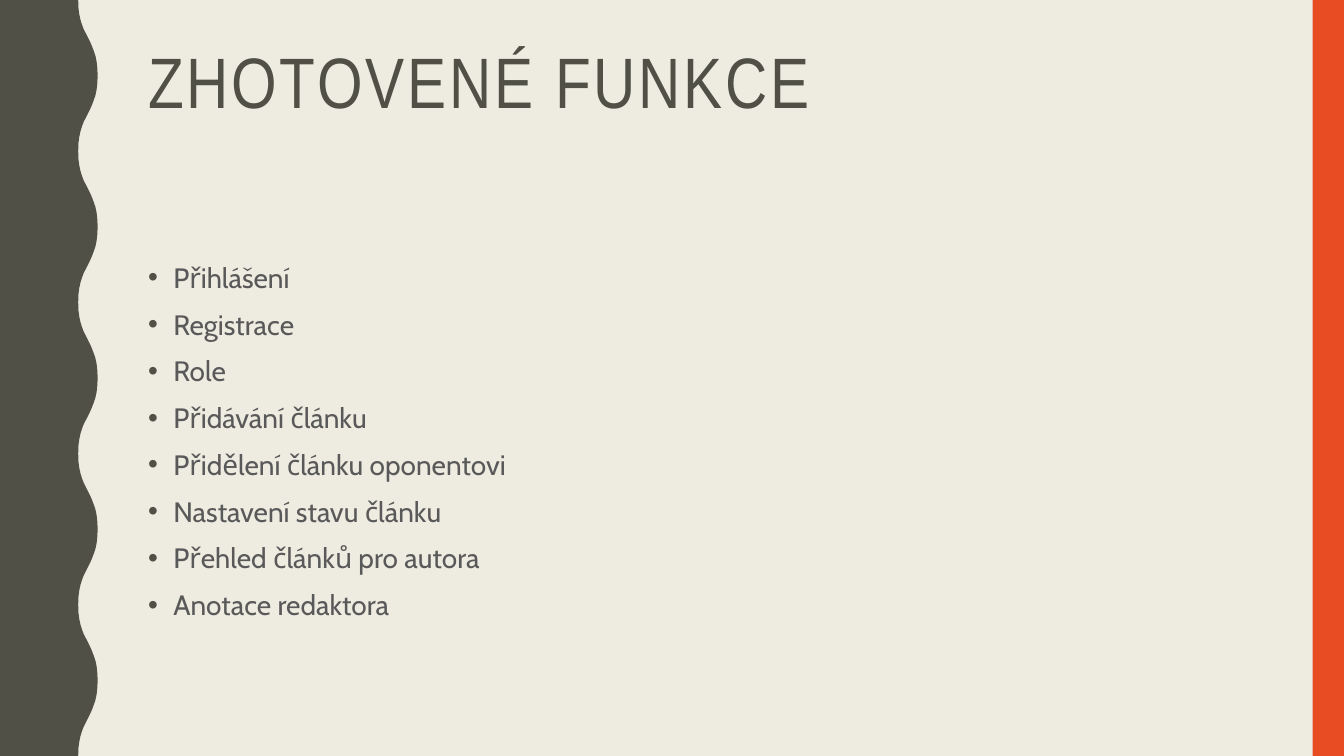
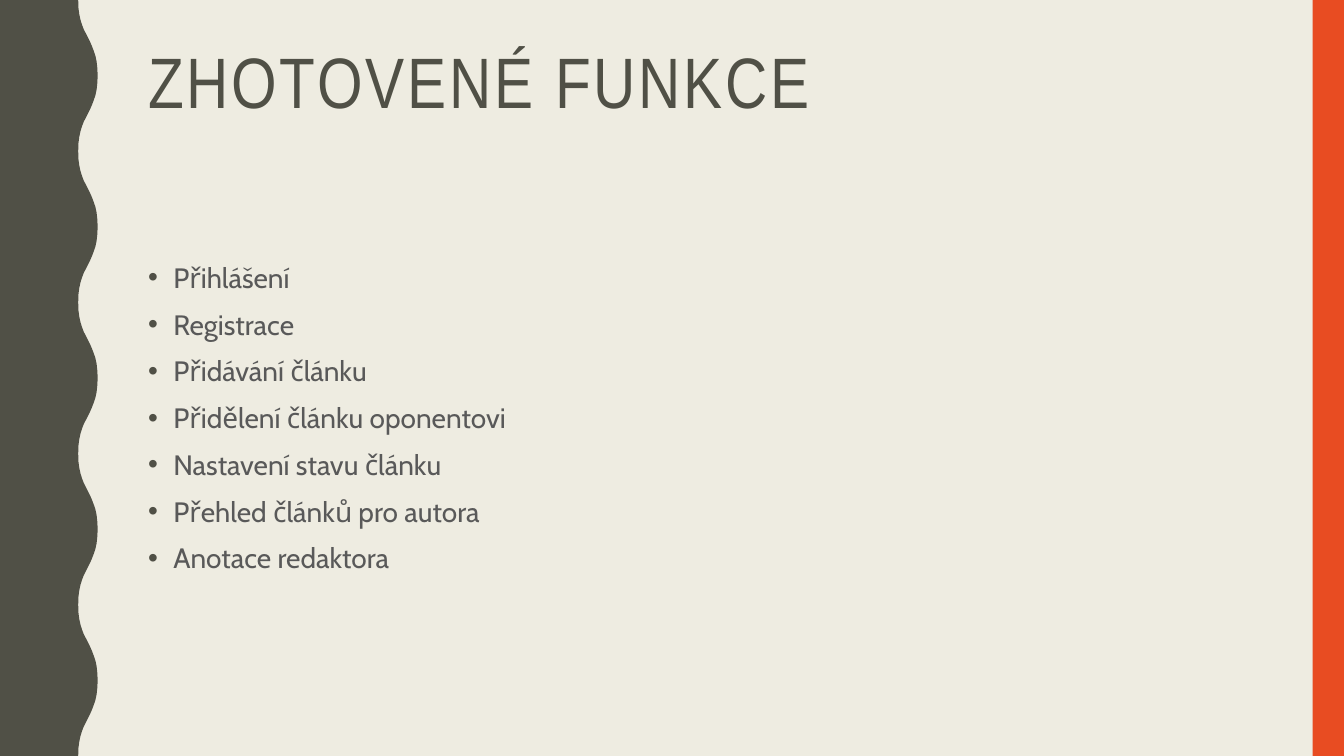
Before and after one commit to hruska07/Apollo13, a slide deck: slide 12 of docs/Apollo 13 - Logos Polytechnikos.pptx. Drawn at 1344x756 pixels with LibreOffice and Linux fonts; fonts in the diff are those of the drawing. Boxes give left, top, right and bottom in pixels: in the first picture for what was removed or moved away, otherwise in the second. Text is boxed around its words. In the diff, an @@ line names an element or a change of style, - is before the commit and + after.

```diff
--- a/docs/Apollo 13 - Logos Polytechnikos.pptx
+++ b/docs/Apollo 13 - Logos Polytechnikos.pptx
@@ text at (173,360,226,382): paragraph removed @@
-• Role
```
Also in this commit, not shown: 1 slide added.
